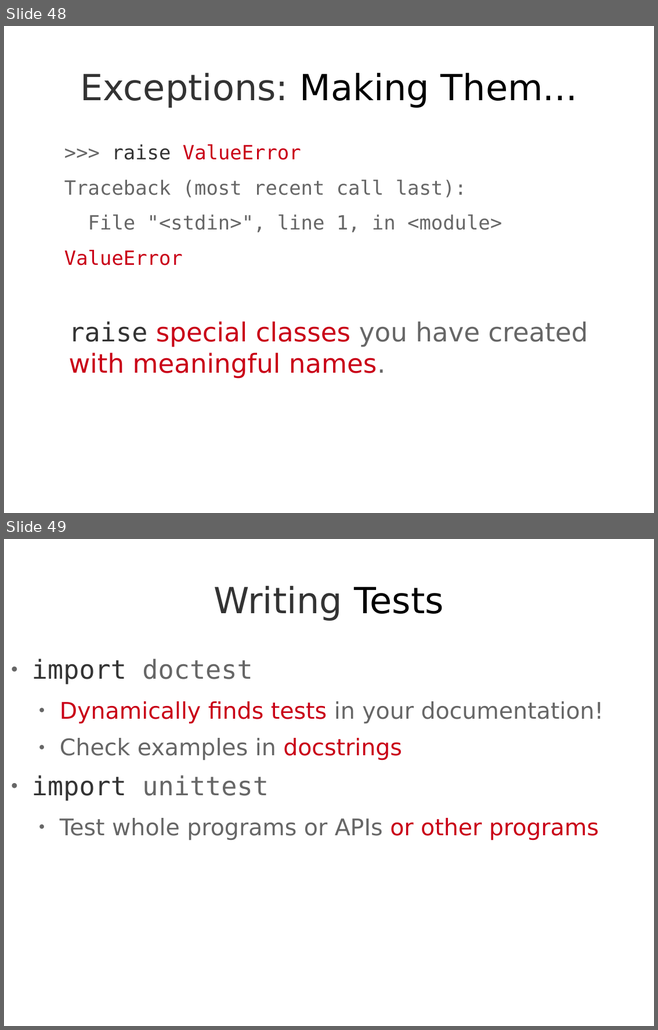
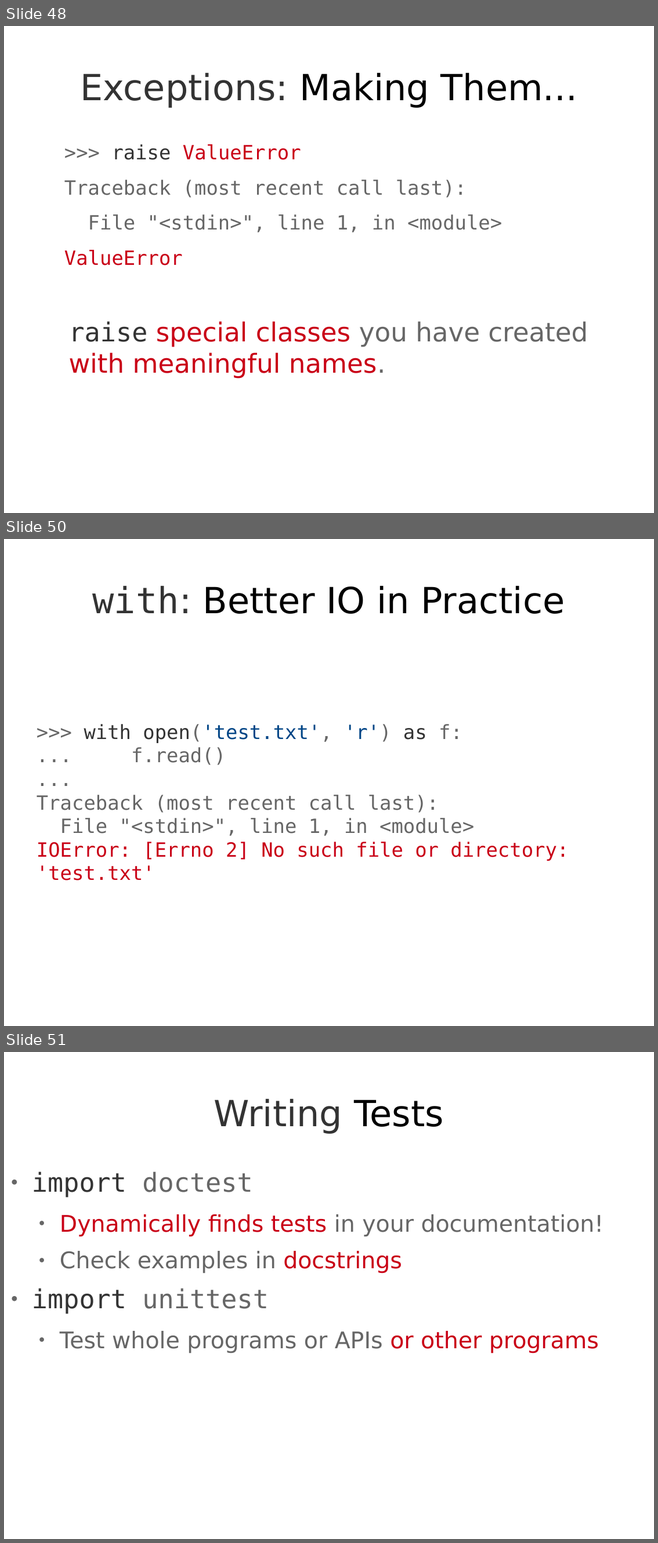
Before and after one commit to theonewolf/15-441-Recitation-Sessions, a slide deck: recitation4/src/recitation4.odp. Shown one above the other, each under a label of ours: slides 48 and 49 before the commit, slides 48, 50 and 51 after it; the slides between them are not shown. The pictures are 658x1030 and 658x1543 pixels, drawn with LibreOffice and Linux fonts; fonts in the diff are those of the drawing. Boxes give left, top, right and bottom in pixels: in the first picture for what was removed or moved away, otherwise in the second. Text is boxed around its words. In the diff, an @@ line names an element or a change of style, - is before the commit and + after.

```diff
--- a/recitation4/src/recitation4.odp
+++ b/recitation4/src/recitation4.odp
@@ slide 50 added at (4, 539, 654, 1026), background #FFFFFF @@
@@ title added at (92, 585, 564, 614), 44 pt, text #000000 @@
+with: Better IO in Practice
@@ subtitle added at (36, 724, 568, 881), 24 pt, text #666666 @@
+>>> with open('test.txt', 'r') as f:
+... f.read()
+...
+Traceback (most recent call last):
+File "<stdin>", line 1, in <module>
+IOError: [Errno 2] No such file or directory: 'test.txt'
@@ what was slide 49 is now slide 51 @@
```
Also in this commit, not shown: 1 slide changed, 1 other slide added, 1 other file.
